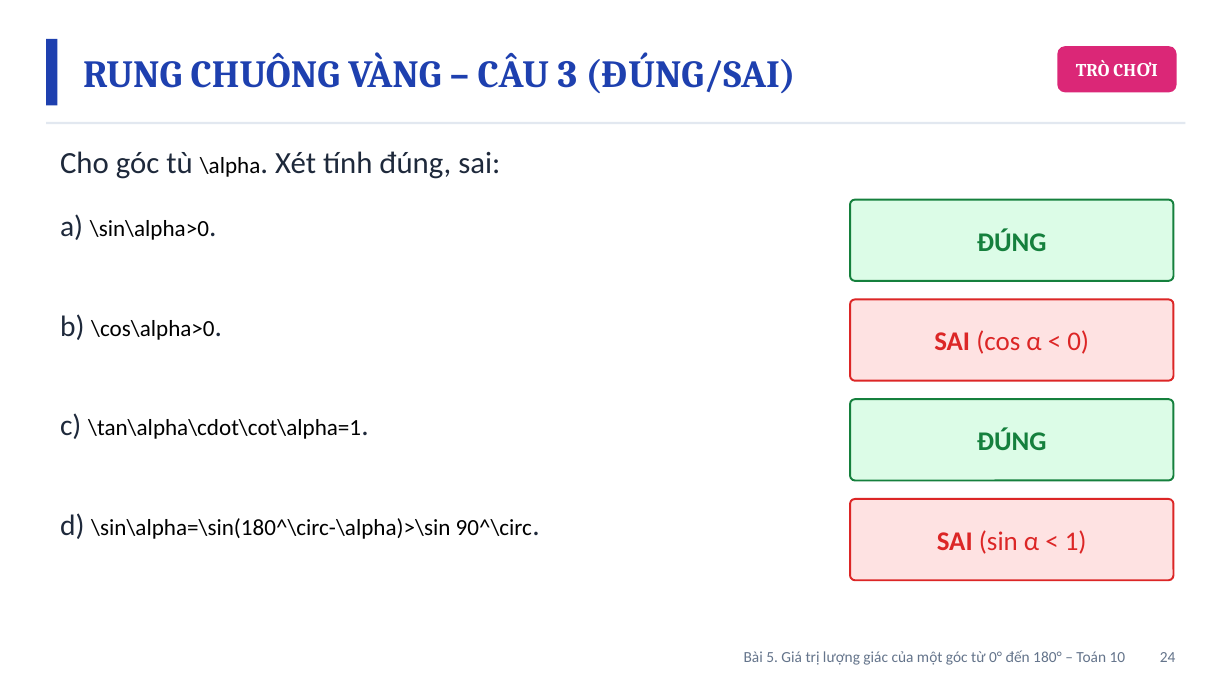
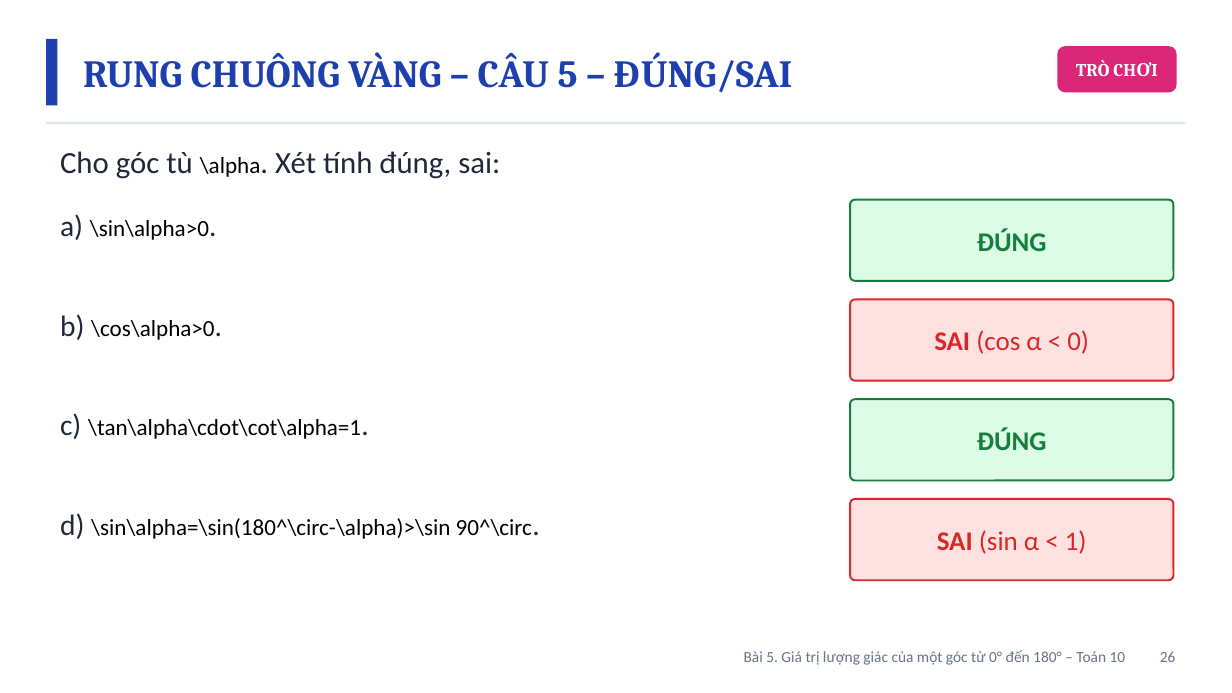
Before and after one commit to Trangtu66/Taode_thi_online, a slide deck: slide 26 of mon/toan/slide/lop10/BaiGiangDienTu_TOAN10_Bai5_GTLG_0den180_T16-17.pptx (slide 24 before the commit). Drawn at 1232x693 pixels with LibreOffice and Linux fonts; fonts in the diff are those of the drawing. Boxes give left, top, right and bottom in pixels: in the first picture for what was removed or moved away, otherwise in the second. Text is boxed around its words. In the diff, an @@ line names an element or a change of style, - is before the commit and + after.

```diff
--- a/mon/toan/slide/lop10/BaiGiangDienTu_TOAN10_Bai5_GTLG_0den180_T16-17.pptx
+++ b/mon/toan/slide/lop10/BaiGiangDienTu_TOAN10_Bai5_GTLG_0den180_T16-17.pptx
@@ text at (x1=83, y1=52, x2=793, y2=93): text changed @@
-RUNG CHUÔNG VÀNG – CÂU 3 (ĐÚNG/SAI)
+RUNG CHUÔNG VÀNG – CÂU 5 – ĐÚNG/SAI
@@ text at (x1=744, y1=650, x2=1176, y2=665): text changed @@
-Bài 5. Giá trị lượng giác của một góc từ 0° đến 180° – Toán 10 24
+Bài 5. Giá trị lượng giác của một góc từ 0° đến 180° – Toán 10 26
```
Also in this commit, not shown: 7 other slides changed, 4 slides added, 9 other files.
